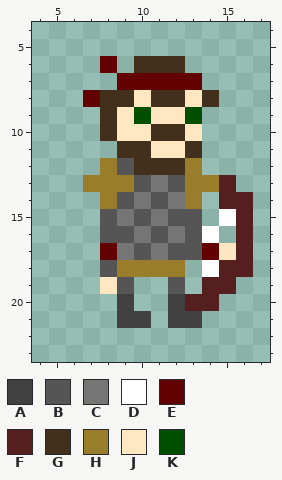
A pixel-art sprite gets an edit: res/images/creature/marksman/idle1.png. This is how it looked before the edit.
The file is 24x24 pixels. Shown: x 4..17, y 4..23.
Palette (. is transparent): A #414141  B #555555  C #757575  D #ffffff  E #630202  F #561f1f  G #42301d  H #9a7d2a  J #ffe7c1  K #004f00
Pixels before, first column x 7:
 6 .E.GGG....
 7 ..EEEEE...
 8 EGGJGGJG..
 9 .GJKJJK...
10 .GJJGGJ...
11 ..GGJJG...
12 .HBGGGH...
13 HHHBCBHHF.
14 .HBCBCH.FF
15 .BCBCBB.DF
16 .BBCBCBD.F
17 .ECBCBBEJF
18 .BHHHH.DFF
19 .JB..B.FF.
20 ..A..AFF..
21 ..AA.AA...
The result:
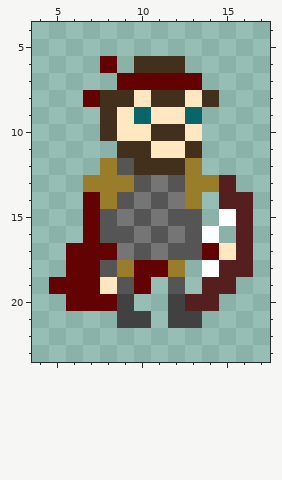
The exact change:
colour K: #004f00 -> #08666b
Changed rows in their new state; - is a pixel that keeps its letter.
first column x 5:
14 --E----
15 --E----
16 --E----
17 -EE----
18 -EE--EE
19 EEE--E-
20 -EEE---
